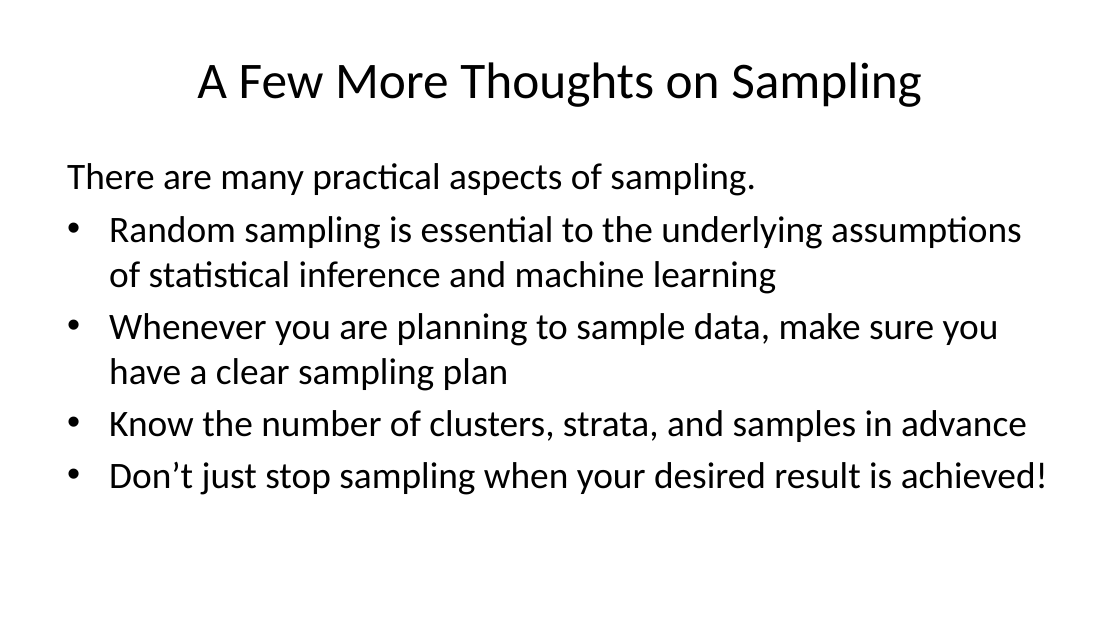
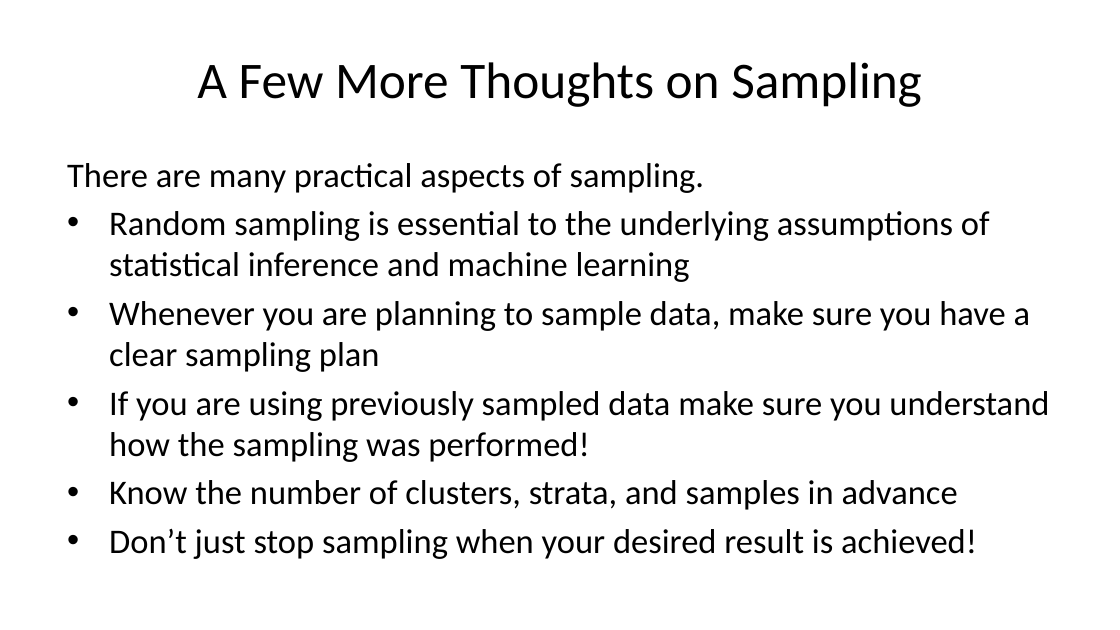
Before and after one commit to StephenElston/CSCI-E-83, a slide deck: slide 39 of LectureSlides/04_SamplingAndSimulation.pptx (slide 42 before the commit). Drawn at 1120x630 pixels with LibreOffice and Linux fonts; fonts in the diff are those of the drawing. Boxes give left, top, right and bottom in pixels: in the first picture for what was removed or moved away, otherwise in the second. Text is boxed around its words. In the diff, an @@ line names an element or a change of style, - is before the commit and + after.

Commit message:
Removed unneed slides from deck, updated slides and corrected typos

```diff
--- a/LectureSlides/04_SamplingAndSimulation.pptx
+++ b/LectureSlides/04_SamplingAndSimulation.pptx
@@ text at [67,163,1031,559]: size 24 to 22.2 pt in "There are many practical aspects of sampling.", "Random sampling is essential to the underlying ...", "Whenever you are planning to sample data, ...", "Know the number of clusters, strata, and ..." and 1 more places @@
@@ text at [109,391,1049,462]: paragraph added @@
+• If you are using previously sampled data make sure you understand how the sampling was performed!
```
Also in this commit, not shown: 9 other slides changed, 5 slides added, 7 slides removed.
